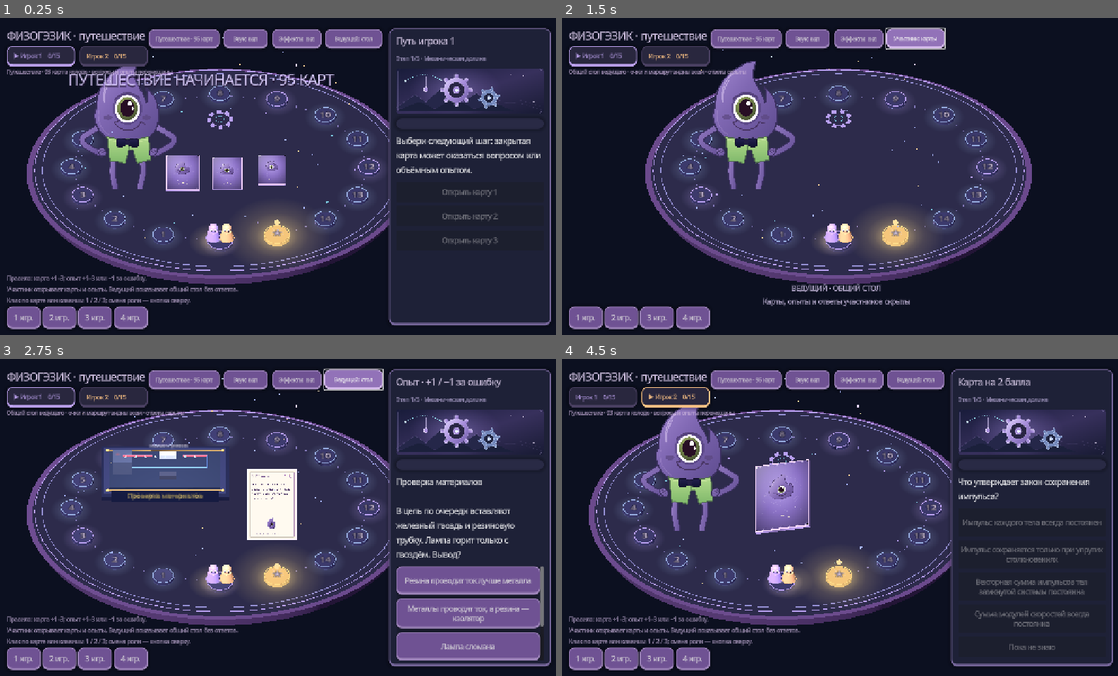
Above: before the commit, frames 1-4 (two rows, left to right).
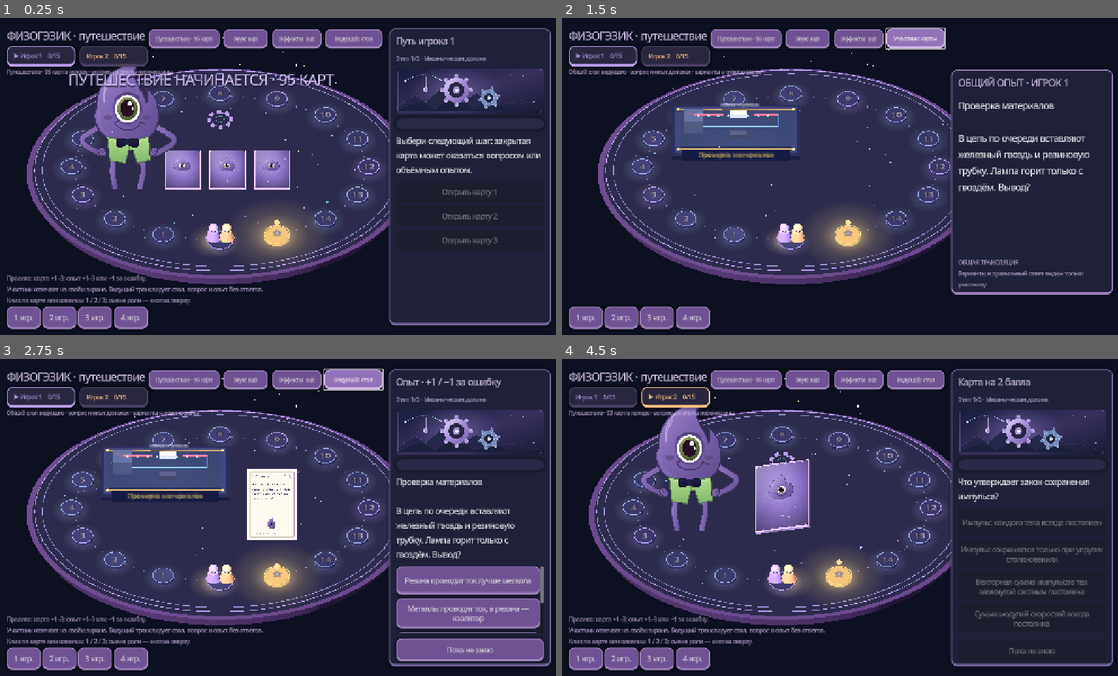
Above: after the commit, the same moments.

Repository: Altersam/physogezic
Game: Godot game, scene res://main.tscn
The game is run twice, just before and just after one commit, with the same random seed, the same clock (stepped at 60 frames per second) and the same inputs.
Inputs (mouse positions are in pixels of both pictures, inside the frame that each line leads up to):
- Up to frame 1 (0.25 s): no input
- Up to frame 2 (1.5 s): click "Открыть карту 1" at 0.5 s; click "Ведущий: стол" at 1.25 s
- Up to frame 3 (2.75 s): click "Участник: карты" at 2 s
- Up to frame 4 (4.5 s): click (1034, 650) at 2.75 s, where only the run after the commit has a clickable "Пока не знаю"; click "Продолжить путь →" at 3.5 s; click "Открыть карту 2" at 4.25 s

The runs differ from the first frame. In frame 1, 1.5% of the frame differs, in the area x 7-60%, y 41-87%; in frame 2, 24%, in the area x 6-100%, y 5-92%; in frame 3, 1.5%; in frame 4, 0.4%.

Commit message:
Add mobile participant and shared host experiment views

Diff:
--- a/Godot3D/game_fx.gd
+++ b/Godot3D/game_fx.gd
@@ -16,6 +16,7 @@
 var shake: float = 0.0
 var shake_left: float = 0.0
 var base_camera_offset: float = 1.9
+var base_camera_vertical_offset: float = 0.0
 var mascot_origin: Vector3
 var mascot_tween: Tween
 var mascot_busy: float = 0.0
@@ -113,16 +114,17 @@
 	if shake_left>0:
 		shake_left=maxf(0,shake_left-delta)
 		camera.h_offset=base_camera_offset+sin(time*87)*shake*shake_left
-		camera.v_offset=cos(time*69)*shake*shake_left*0.6
+		camera.v_offset=base_camera_vertical_offset+cos(time*69)*shake*shake_left*0.6
 	elif is_instance_valid(camera):
 		camera.h_offset=base_camera_offset
-		camera.v_offset=0.0
-
-func set_table_focus(host_view: bool) -> void:
-	base_camera_offset=0.0 if host_view else 1.9
+		camera.v_offset=base_camera_vertical_offset
+
+func set_table_focus(host_view: bool, mobile_view: bool=false, shared_content: bool=false) -> void:
+	base_camera_offset=0.0 if mobile_view else (1.6 if host_view and shared_content else (0.0 if host_view else 1.9))
+	base_camera_vertical_offset=-.4 if mobile_view and not host_view else 0.0
 	if is_instance_valid(camera):
 		camera.h_offset=base_camera_offset
-		camera.v_offset=0.0
+		camera.v_offset=base_camera_vertical_offset
 
 func stage_transition(cover: Texture2D, title: String, subtitle: String, accent: Color) -> void:
 	if not enabled:return
--- a/Godot3D/main.gd
+++ b/Godot3D/main.gd
@@ -26,6 +26,7 @@
 var status: Label
 var question_label: Label
 var answer_box: VBoxContainer
+var skip_button: Button
 var next_button: Button
 var player_label: Label
 var selected_pairs: Array = []
@@ -62,6 +63,12 @@
 var role_button: Button
 var host_hint: Label
 var help_label: Label
+var header_label: Label
+var player_options: HBoxContainer
+var host_panel: PanelContainer
+var host_status: Label
+var host_question: Label
+var mobile_layout: bool=false
 var host_mode: bool=false
 var current_stage: int=-1
 var stage_tween: Tween
@@ -100,13 +107,14 @@
 	journey_art=JourneyArt.new()
 	add_child(journey_art)
 	_build_ui()
-	get_viewport().size_changed.connect(_queue_web_state)
+	get_viewport().size_changed.connect(_viewport_changed)
 	fx.setup(camera,mascot,hud)
 	if smoke:fx.set_enabled(false);fx.sound_enabled=false;journey_art.set_enabled(false)
 	elif OS.get_cmdline_user_args().has("--reduced-motion"):fx.set_enabled(false);journey_art.set_enabled(false)
 	turn_halo=fx.halo(Color("ffe1a2"),.8)
 	add_child(turn_halo)
 	_new_game(2)
+	_apply_responsive_layout()
 	if args.has("--lab-test"):
 		call_deferred("_lab_test")
 	elif args.has("--journey-test"):
@@ -338,12 +346,12 @@
 	hud = CanvasLayer.new()
 	add_child(hud)
 	var layer: CanvasLayer=hud
-	var header := Label.new()
-	header.text = "ФИЗОГЭЗИК · путешествие"
-	header.position = Vector2(28,20)
-	header.add_theme_font_size_override("font_size",24)
-	header.modulate = Color("e3d2f4")
-	layer.add_child(header)
+	header_label = Label.new()
+	header_label.text = "ФИЗОГЭЗИК · путешествие"
+	header_label.position = Vector2(28,20)
+	header_label.add_theme_font_size_override("font_size",24)
+	header_label.modulate = Color("e3d2f4")
+	layer.add_child(header_label)
 	player_label = Label.new()
 	player_label.position = Vector2(28,112)
 	player_label.add_theme_font_size_override("font_size",16)
@@ -399,13 +407,16 @@
 	answer_box.size_flags_horizontal = Control.SIZE_EXPAND_FILL
 	answer_box.add_theme_constant_override("separation",9)
 	scroll.add_child(answer_box)
+	skip_button=_button("Пока не знаю",_resolve.bind(false))
+	skip_button.visible=false
+	table_ui.add_child(skip_button)
 	next_button = _button("Передать ход",_next_turn)
 	table_ui.add_child(next_button)
-	var options := HBoxContainer.new()
-	options.position = Vector2(28,655)
-	layer.add_child(options)
+	player_options = HBoxContainer.new()
+	player_options.position = Vector2(28,655)
+	layer.add_child(player_options)
 	for n in range(1,5):
-		options.add_child(_button(str(n)+" игр.",_new_game.bind(n)))
+		player_options.add_child(_button(str(n)+" игр.",_new_game.bind(n)))
 	lab_button=_button("Путешествие · 95 карт",_show_journey)
 	lab_button.position=Vector2(350,25)
 	lab_button.custom_minimum_size=Vector2(160,36)
@@ -429,13 +440,13 @@
 	role_button.tooltip_text="Переключить общий стол ведущего и экран участника"
 	layer.add_child(role_button)
 	help_label=Label.new()
-	help_label.text = "Правила: карта +1–3; опыт +1–3 или −1 за ошибку.\nУчастник открывает карты и опыты. Ведущий показывает общий стол без ответов.\nКлик по карте или клавиши 1 / 2 / 3; смена роли — кнопка сверху."
+	help_label.text = "Правила: карта +1–3; опыт +1–3 или −1 за ошибку.\nУчастник отвечает на своём экране. Ведущий транслирует стол, вопрос и опыт без ответов.\nКлик по карте или клавиши 1 / 2 / 3; смена роли — кнопка сверху."
 	help_label.position = Vector2(28,580)
 	help_label.modulate = Color("b7a3ca")
 	help_label.add_theme_font_size_override("font_size",13)
 	layer.add_child(help_label)
 	host_hint=Label.new()
-	host_hint.text="ВЕДУЩИЙ · ОБЩИЙ СТОЛ\nКарты, опыты и ответы участников скрыты"
+	host_hint.text="ВЕДУЩИЙ · ОБЩИЙ СТОЛ\nВопрос и лаборатория появятся здесь без вариантов ответа"
 	host_hint.position=Vector2(325,600)
 	host_hint.size=Vector2(620,55)
 	host_hint.horizontal_alignment=HORIZONTAL_ALIGNMENT_CENTER
@@ -443,8 +454,101 @@
 	host_hint.modulate=Color("d8c9ef")
 	host_hint.visible=false
 	layer.add_child(host_hint)
+	host_panel=PanelContainer.new()
+	host_panel.set_anchors_and_offsets_preset(Control.PRESET_RIGHT_WIDE)
+	host_panel.offset_left=-385
+	host_panel.offset_right=-18
+	host_panel.offset_top=118
+	host_panel.offset_bottom=-92
+	host_panel.add_theme_stylebox_override("panel",_style(Color("1e2137"),Color("9b7ebb")))
+	layer.add_child(host_panel)
+	var host_column:=VBoxContainer.new()
+	host_column.add_theme_constant_override("separation",16)
+	host_panel.add_child(host_column)
+	host_status=Label.new()
+	host_status.add_theme_font_size_override("font_size",21)
+	host_status.modulate=Color("f0d8ff")
+	host_status.autowrap_mode=TextServer.AUTOWRAP_WORD_SMART
+	host_column.add_child(host_status)
+	host_question=Label.new()
+	host_question.add_theme_font_size_override("font_size",20)
+	host_question.autowrap_mode=TextServer.AUTOWRAP_WORD_SMART
+	host_question.size_flags_vertical=Control.SIZE_EXPAND_FILL
+	host_column.add_child(host_question)
+	var host_note:=Label.new()
+	host_note.text="ОБЩАЯ ТРАНСЛЯЦИЯ\nВарианты и правильный ответ видны только участнику"
+	host_note.add_theme_font_size_override("font_size",13)
+	host_note.modulate=Color("b8a5ca")
+	host_note.autowrap_mode=TextServer.AUTOWRAP_WORD_SMART
+	host_column.add_child(host_note)
+	host_panel.visible=false
 	for child in layer.get_children():
 		if child is Control:child.theme=game_theme
+
+func _viewport_changed() -> void:
+	_apply_responsive_layout()
+	_queue_web_state()
+
+func _apply_responsive_layout() -> void:
+	var viewport_size: Vector2=get_viewport().get_visible_rect().size
+	var compact: bool=viewport_size.x<900 or viewport_size.y>viewport_size.x*1.15
+	# В портрете нельзя сохранять десктопную ширину 1280: она делает текст
+	# микроскопическим. Собственная мобильная сетка сохраняет читаемый масштаб.
+	var logical_size:=Vector2i(390,844) if compact else Vector2i(1280,720)
+	if get_viewport().content_scale_size!=logical_size:
+		get_viewport().content_scale_size=logical_size
+		viewport_size=get_viewport().get_visible_rect().size
+		compact=viewport_size.x<900 or viewport_size.y>viewport_size.x*1.15
+	mobile_layout=compact
+	header_label.text="ФИЗОГЭЗИК" if compact else "ФИЗОГЭЗИК · путешествие"
+	header_label.position=Vector2(14,16) if compact else Vector2(28,20)
+	header_label.add_theme_font_size_override("font_size",19 if compact else 24)
+	player_badges.position=Vector2(14,62) if compact else Vector2(28,64)
+	player_badges.add_theme_constant_override("separation",5 if compact else 10)
+	player_label.visible=not compact
+	stage_cover.visible=not compact
+	progress.visible=not compact
+	table_ui.add_theme_constant_override("separation",8 if compact else 12)
+	status.add_theme_font_size_override("font_size",18 if compact else 20)
+	question_label.add_theme_font_size_override("font_size",16 if compact else 18)
+	lab_button.visible=not compact
+	sound_button.visible=not compact
+	effect_button.visible=not compact
+	panel.set_anchors_and_offsets_preset(Control.PRESET_FULL_RECT if compact else Control.PRESET_RIGHT_WIDE)
+	panel.offset_left=12 if compact else -385
+	panel.offset_right=-12 if compact else -18
+	panel.offset_top=350 if compact else 24
+	panel.offset_bottom=-72 if compact else -22
+	player_options.position=Vector2(14,viewport_size.y-59) if compact else Vector2(28,655)
+	player_options.add_theme_constant_override("separation",5 if compact else 4)
+	for option in player_options.get_children():
+		if option is Button:
+			option.custom_minimum_size=Vector2(0,44 if compact else 46)
+			option.add_theme_font_size_override("font_size",12 if compact else 16)
+	role_button.position=Vector2(viewport_size.x-139,14) if compact else Vector2(750,25)
+	role_button.custom_minimum_size=Vector2(125,42 if compact else 36)
+	help_label.visible=not compact
+	host_hint.position=Vector2(14,viewport_size.y-115) if compact else Vector2(325,600)
+	host_hint.size=Vector2(viewport_size.x-28,55) if compact else Vector2(620,55)
+	host_panel.offset_left=12 if compact else -385
+	host_panel.offset_right=-12 if compact else -18
+	host_panel.offset_top=150 if compact else 118
+	host_panel.offset_bottom=-72 if compact else -92
+	camera.size=6.4 if compact and not host_mode else 10.7
+	card_homes.clear()
+	for index: int in range(3):
+		card_homes.append(Vector3(-.72+index*.72,.65,.2) if compact else Vector3(-1.25+index*1.5,.5,.2))
+		if phase in ["draw","dealing"]:
+			cards[index].position=card_homes[index]
+			cards[index].scale=Vector3.ONE*(.72 if compact else 1.0)
+	if not active.is_empty() and phase not in ["draw","dealing"] and is_instance_valid(selected_card):
+		if str(active.get("kind",""))=="experiment":
+			lab_stage.position=Vector3(0,.75,-.5) if compact else Vector3(-1.85,.36,-1.65)
+			lab_stage.scale=Vector3.ONE*(.5 if compact else .86)
+		elif not host_mode:
+			selected_card.position=Vector3(0,1.1,.4) if compact else Vector3(0,1.45,.4)
+			selected_card.scale=Vector3.ONE*(1.05 if compact else 1.55)
+	_sync_role_view()
 
 func _toggle_sound() -> void:
 	fx.sound_enabled=not fx.sound_enabled
@@ -459,24 +563,31 @@
 
 func _toggle_host_mode() -> void:
 	host_mode=not host_mode
-	fx.set_table_focus(host_mode)
+	camera.size=10.7 if host_mode else (6.4 if mobile_layout else 10.7)
 	_sync_role_view()
 	_queue_web_state()
 
 func _sync_role_view() -> void:
+	var shared_active: bool=not active.is_empty() and phase in ["opening","answer","resolving","feedback"]
 	panel.visible=not host_mode
-	help_label.visible=not host_mode
-	host_hint.visible=host_mode
-	role_button.text="Участник: карты" if host_mode else "Ведущий: стол"
-	role_button.tooltip_text="Вернуть карты и опыты участника" if host_mode else "Показать общий стол без карт и ответов"
+	help_label.visible=not host_mode and not mobile_layout
+	host_panel.visible=host_mode and shared_active
+	host_hint.visible=host_mode and not shared_active
+	role_button.text=("Участник" if host_mode else "Стол учителя") if mobile_layout else ("Участник: карты" if host_mode else "Ведущий: стол")
+	role_button.tooltip_text="Вернуть карты и опыты участника" if host_mode else "Показать общий стол, вопрос и опыт без вариантов ответа"
 	if host_mode:
-		player_label.text="Общий стол ведущего · очки и маршрут видны всем · ответы скрыты"
-	var experiment_visible: bool=not host_mode and str(active.get("kind",""))=="experiment" and phase in ["opening","answer","resolving","feedback"]
+		player_label.text="Общий стол ведущего · вопрос и опыт для всех · варианты и ответ скрыты"
+		player_label.visible=not mobile_layout
+		if shared_active:
+			host_status.text=("ОБЩИЙ ОПЫТ · ИГРОК " if str(active.get("kind",""))=="experiment" else "ОБЩИЙ ВОПРОС · ИГРОК ")+str(turn+1)
+			host_question.text=(str(active.get("title",""))+"\n\n" if str(active.get("kind",""))=="experiment" else "")+str(active.get("prompt",""))
+	var experiment_visible: bool=shared_active and str(active.get("kind",""))=="experiment"
 	lab_stage.visible=experiment_visible
-	mascot.visible=not experiment_visible
-	journey_art.visible=not experiment_visible
+	mascot.visible=not experiment_visible and not mobile_layout
+	journey_art.visible=not experiment_visible and not mobile_layout
+	fx.set_table_focus(host_mode,mobile_layout,shared_active)
 	for index: int in range(cards.size()):
-		if host_mode:cards[index].visible=false
+		if host_mode or (mobile_layout and experiment_visible):cards[index].visible=false
 		elif phase in ["draw","dealing"]:cards[index].visible=index<deck.size()
 		else:cards[index].visible=cards[index]==selected_card
 
@@ -616,10 +727,11 @@
 	if not smoke and fx.enabled:
 		phase="dealing"
 		card_tween=create_tween().set_parallel()
+	var resting_scale: float=.72 if mobile_layout else 1.0
 	for i in range(cards.size()):
 		var card: Node3D=cards[i]
 		card.rotation=Vector3.ZERO
-		card.scale=Vector3.ONE
+		card.scale=Vector3.ONE*resting_scale
 		card.position=card_homes[i]
 		card.visible=i<deck.size()
 		card.get_node("BackArt").visible=true
@@ -628,9 +740,9 @@
 		card.get_node("Paper").material_override=_material(Color("c7b1e6"))
 		if not smoke and fx.enabled and card.visible:
 			card.position=card_homes[i]+Vector3(0,.8,-1.0)
-			card.scale=Vector3.ONE*.6
+			card.scale=Vector3.ONE*resting_scale*.6
 			card_tween.tween_property(card,"position",card_homes[i],.35).set_delay(i*.06).set_trans(Tween.TRANS_BACK).set_ease(Tween.EASE_OUT)
-			card_tween.tween_property(card,"scale",Vector3.ONE,.32).set_delay(i*.06)
+			card_tween.tween_property(card,"scale",Vector3.ONE*resting_scale,.32).set_delay(i*.06)
 	if phase=="dealing":card_tween.chain().tween_callback(func()->void:phase="draw";_refresh())
 
 func _update_journey_stage(index: int) -> void:
@@ -685,6 +797,8 @@
 	progress.value=float(players[turn].score)
 	response_badge.text="Этап "+str(journey_stage+1)+"/5 · "+JOURNEY_STAGES[journey_stage]
 	if int(players[turn].streak)>0:response_badge.text+=" · Серия: "+str(players[turn].streak)
+	skip_button.visible=phase in ["opening","answer"]
+	skip_button.disabled=phase!="answer"
 	next_button.visible=phase=="feedback" or phase=="finished"
 	next_button.text="Новое путешествие" if phase=="finished" else "Завершить маршрут!" if int(players[turn].score)>=GOAL else "Продолжить путь →"
 	if phase in ["draw","dealing"]:
@@ -711,13 +825,13 @@
 	phase="answer" if smoke or not fx.enabled else "opening"
 	selected_card=cards[slot]
 	var is_experiment: bool=str(active.get("kind",""))=="experiment"
-	# Установка и карта читаются по отдельности: эксперимент слева,
-	# компактная карта справа, а не одна поверх другой.
-	var card_destination:=Vector3(0,1.45,.4)
-	var card_scale: float=1.55
+	# На ПК установка и карта стоят рядом. На телефоне опыт занимает
+	# всю верхнюю зону, а вопрос и крупные ответы остаются снизу.
+	var card_destination:=Vector3(0,1.1,.4) if mobile_layout else Vector3(0,1.45,.4)
+	var card_scale: float=1.05 if mobile_layout else 1.55
 	if is_experiment:
-		lab_stage.position=Vector3(-1.85,.36,-1.65)
-		lab_stage.scale=Vector3.ONE*.86
+		lab_stage.position=Vector3(0,.75,-.5) if mobile_layout else Vector3(-1.85,.36,-1.65)
+		lab_stage.scale=Vector3.ONE*(.5 if mobile_layout else .86)
 		lab_stage.show_experiment(active)
 		mascot.visible=false
 		card_destination=Vector3(1.75,1.35,.75)
@@ -776,7 +890,6 @@
 			button.autowrap_mode=TextServer.AUTOWRAP_WORD_SMART
 			button.custom_minimum_size.y=64
 			answer_box.add_child(button)
-	answer_box.add_child(_button("Пока не знаю",_resolve.bind(false)))
 	for child in answer_box.get_children():
 		if child is BaseButton:child.disabled=phase!="answer"
 	journal.record("Card opened: "+str(active.id))
@@ -787,6 +900,7 @@
 	phase="answer"
 	for child in answer_box.get_children():
 		if child is BaseButton:child.disabled=false
+	skip_button.disabled=false
 	_queue_web_state()
 
 func _queue_web_state() -> void:
@@ -799,7 +913,7 @@
 	web_state_pending=false
 	var controls: Array=[]
 	_collect_web_controls(hud,controls)
-	var payload: Dictionary={"phase":phase,"turn":turn,"remaining":deck.size(),"players":players,"hostMode":host_mode,"stage":current_stage,"viewport":[get_vie …(193 unchanged characters)…
+	var payload: Dictionary={"phase":phase,"turn":turn,"remaining":deck.size(),"players":players,"hostMode":host_mode,"mobileLayout":mobile_layout,"sharedContent":host_panel.visible,"labVisible":lab_stage.visible,"stage":current_stage,"viewport":[get_vie …(193 unchanged characters)…
 	print("PHYSOGEZIC_STATE:"+JSON.stringify(payload))
 
 func _collect_web_controls(node: Node, output: Array) -> void:
@@ -1068,7 +1182,7 @@
 	assert(deck.size()==95,"Laboratory must combine both banks")
 	deck[0]=experiments[0].duplicate(true)
 	_open_card(0)
-	assert(answer_box.get_child_count()==5,"Four shuffled choices and a pass button")
+	assert(answer_box.get_child_count()==4 and skip_button.visible,"Four shuffled choices and an always-visible pass button")
 	for child: Node in answer_box.get_children():
 		if child is Button:
 			assert(not child.text.begins_with("✓"),"Correct answer must not be revealed")
@@ -1116,10 +1230,11 @@
 	_open_card(0)
 	assert(lab_stage.visible,"Participant can open a 3D experiment")
 	_toggle_host_mode()
-	assert(not lab_stage.visible and not selected_card.visible,"Host hides the experiment and its answer")
+	assert(lab_stage.visible and host_panel.visible and not selected_card.visible,"Host broadcasts the experiment without participant cards")
+	assert(host_question.text==str(active.title)+"\n\n"+str(active.prompt),"Host shows only the original shared prompt")
 	_toggle_host_mode()
 	assert(lab_stage.visible and selected_card.visible,"Participant experiment is restored without losing state")
-	print("GODOT_JOURNEY_PASS: five SVG covers, five animated 3D identities, palette changes and host/participant views.")
+	print("GODOT_JOURNEY_PASS: five SVG covers, five animated 3D identities, shared host prompt/lab and participant answers.")
 	get_tree().quit(0)
 
 func _wait_phase(expected: String, seconds: float = 8.0) -> bool:
